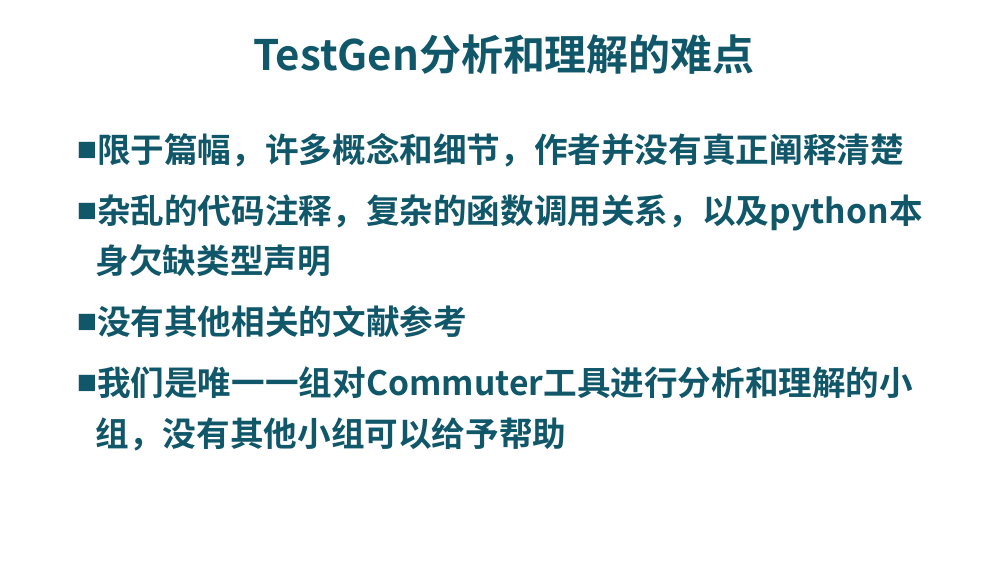
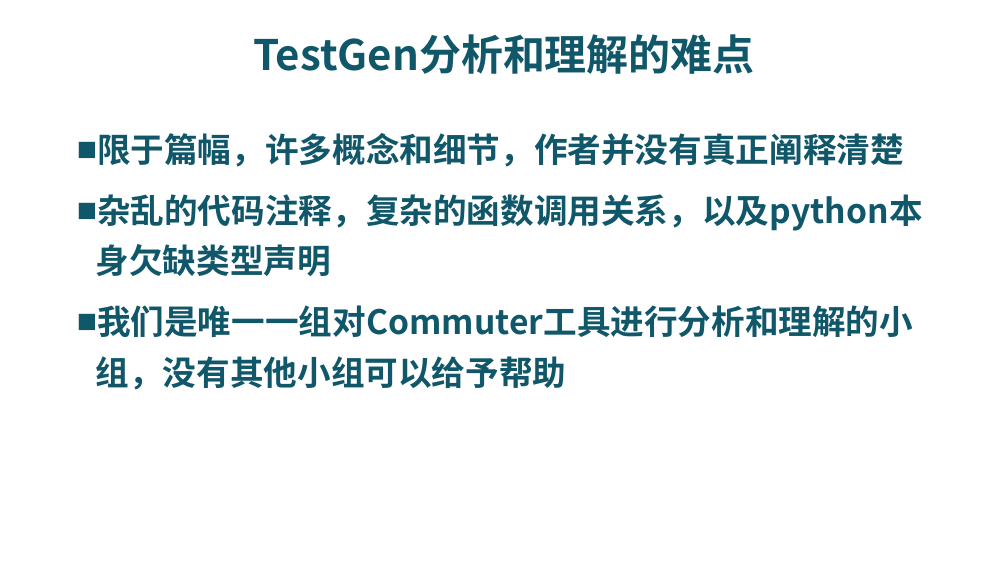
Before and after one commit to riscv-labs/OS2018spring-projects-g06, a slide deck: slide 17 of final_report.pptx. Drawn at 1008x567 pixels with LibreOffice and Linux fonts; fonts in the diff are those of the drawing; background and template pictures are left out. Boxes give left, top, right and bottom in pixels: in the first picture for what was removed or moved away, otherwise in the second. Text is boxed around its words. In the diff, an @@ line names an element or a change of style, - is before the commit and + after.

```diff
--- a/final_report.pptx
+++ b/final_report.pptx
@@ text at [97,305,467,337]: paragraph removed @@
-■ 没有其他相关的文献参考
```
Also in this commit, not shown: 2 other slides changed.
